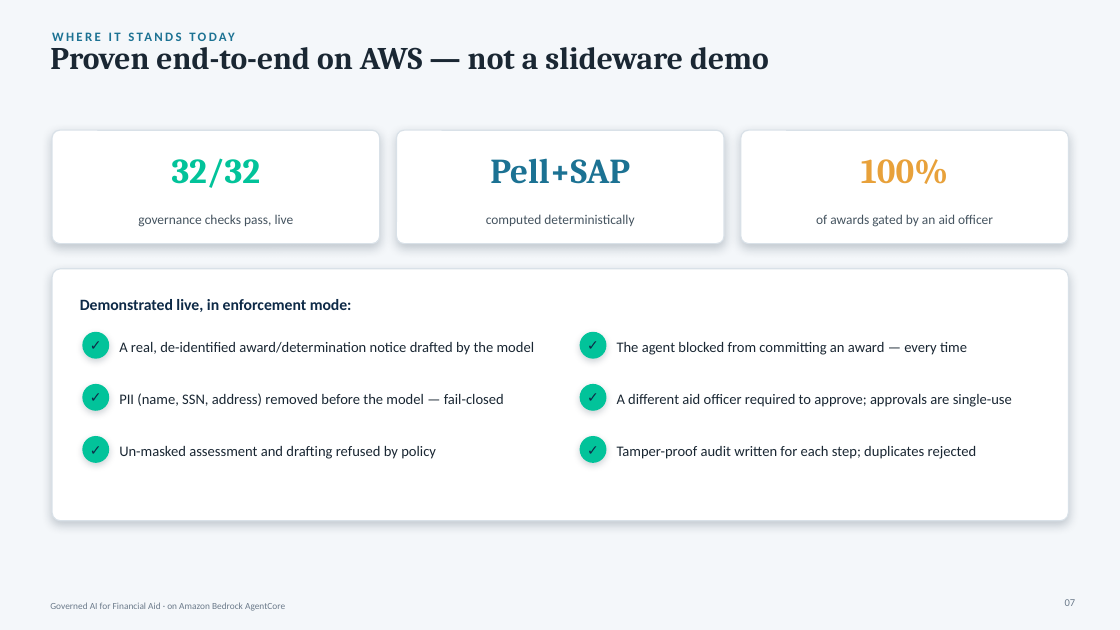
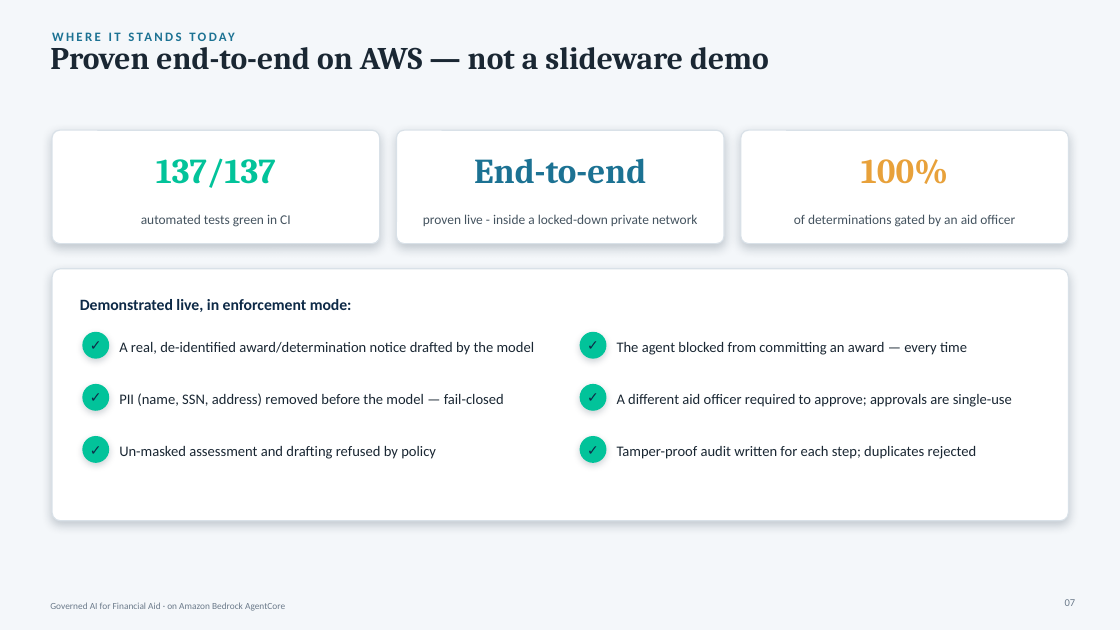
Before and after one commit to virtualryder/EDU_financial_aid_agent, a slide deck: slide 7 of docs/Financial-Aid-AgentCore-Customer.pptx. Drawn at 1120x630 pixels with LibreOffice and Linux fonts; fonts in the diff are those of the drawing. Boxes give left, top, right and bottom in pixels: in the first picture for what was removed or moved away, otherwise in the second. Text is boxed around its words. In the diff, an @@ line names an element or a change of style, - is before the commit and + after.

```diff
--- a/docs/Financial-Aid-AgentCore-Customer.pptx
+++ b/docs/Financial-Aid-AgentCore-Customer.pptx
@@ text at (x1=156, y1=158, x2=276, y2=188): text changed @@
-32/32
+137/137
@@ text at (x1=474, y1=158, x2=646, y2=184): text changed @@
-Pell+SAP
+End-to-end
@@ text at (x1=141, y1=214, x2=291, y2=227): text changed @@
-governance checks pass, live
+automated tests green in CI
@@ text at (x1=423, y1=214, x2=698, y2=226): text changed @@
-computed deterministically
+proven live - inside a locked-down private network
@@ text at (x1=794, y1=214, x2=1015, y2=227): text changed @@
-of awards gated by an aid officer
+of determinations gated by an aid officer
```
Also in this commit, not shown: 1 other slide changed, 8 other files.
